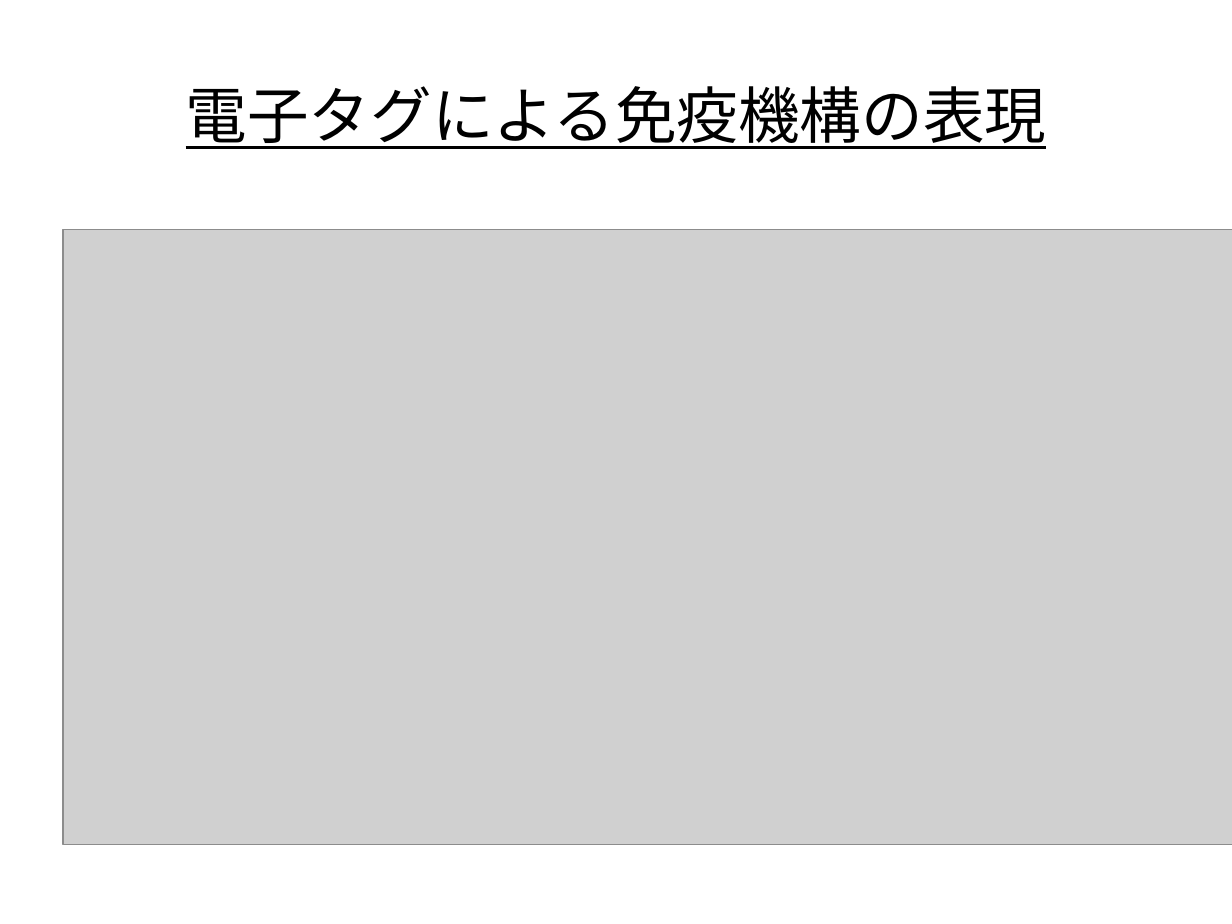
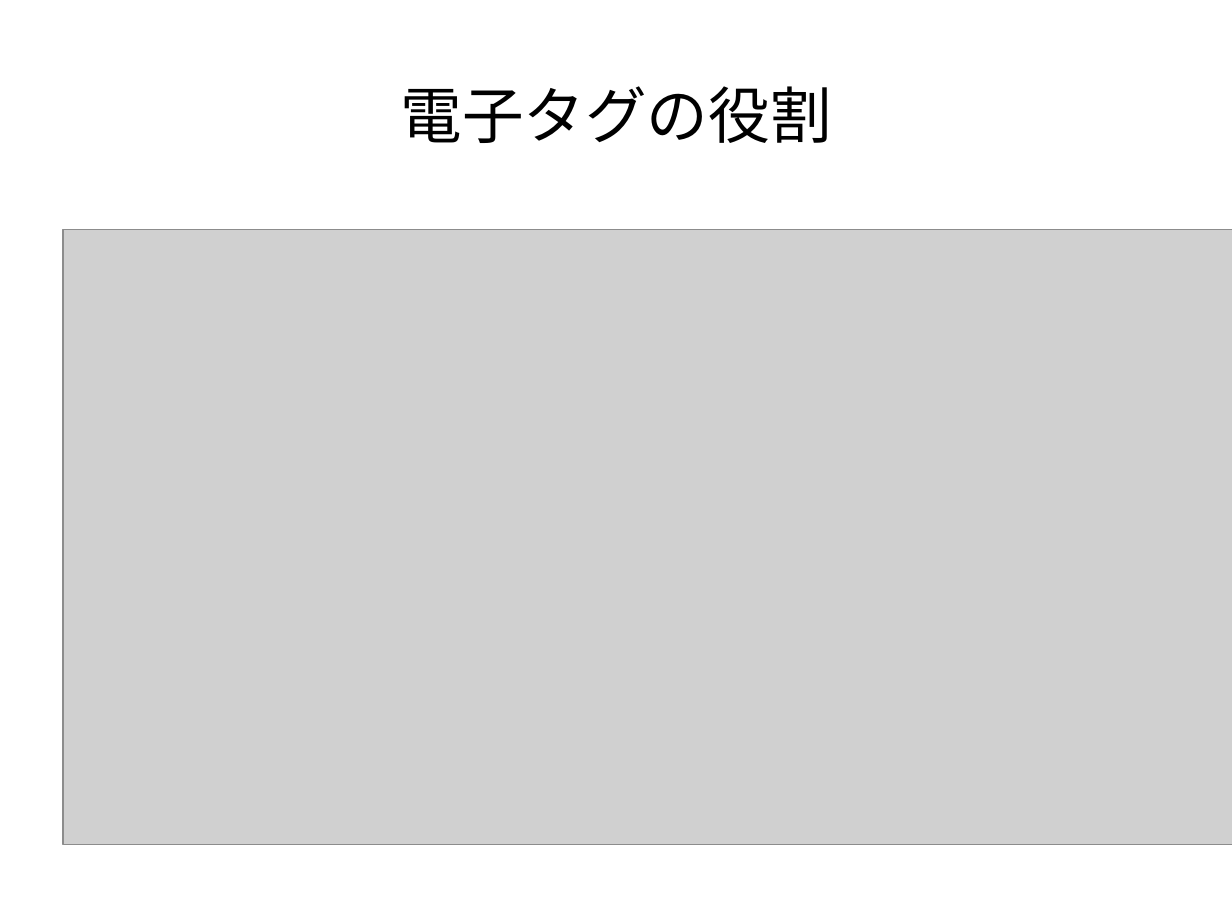
Before and after one commit to nkud/Research-BB, a slide deck: slide 10 of ppt/卒業研究.pptx (slide 9 before the commit). Drawn at 1232x924 pixels with LibreOffice and Linux fonts; fonts in the diff are those of the drawing; grey boxes stand for pictures. Boxes give left, top, right and bottom in pixels: in the first picture for what was removed or moved away, otherwise in the second. Text is boxed around its words. In the diff, an @@ line names an element or a change of style, - is before the commit and + after.

```diff
--- a/ppt/卒業研究.pptx
+++ b/ppt/卒業研究.pptx
@@ title at (x1=400, y1=86, x2=831, y2=143): text changed @@
-電子タグによる免疫機構の表現
+電子タグの役割
```
Also in this commit, not shown: 6 other slides changed, 2 slides added, 1 slide removed.
